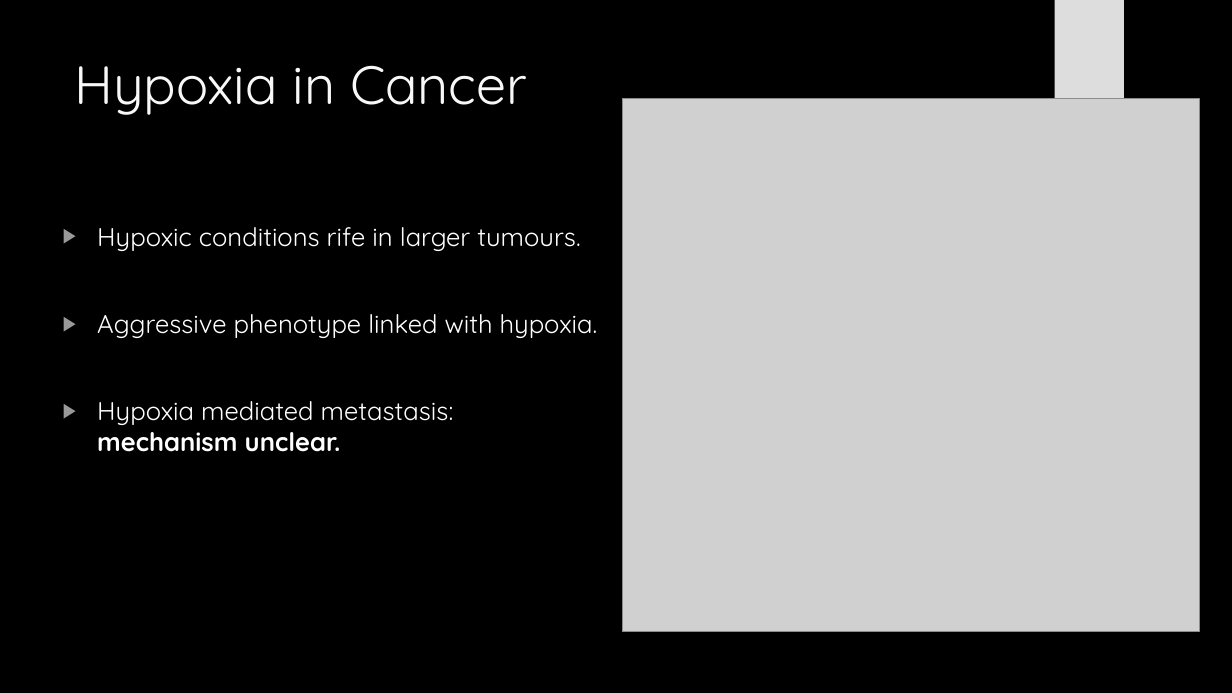
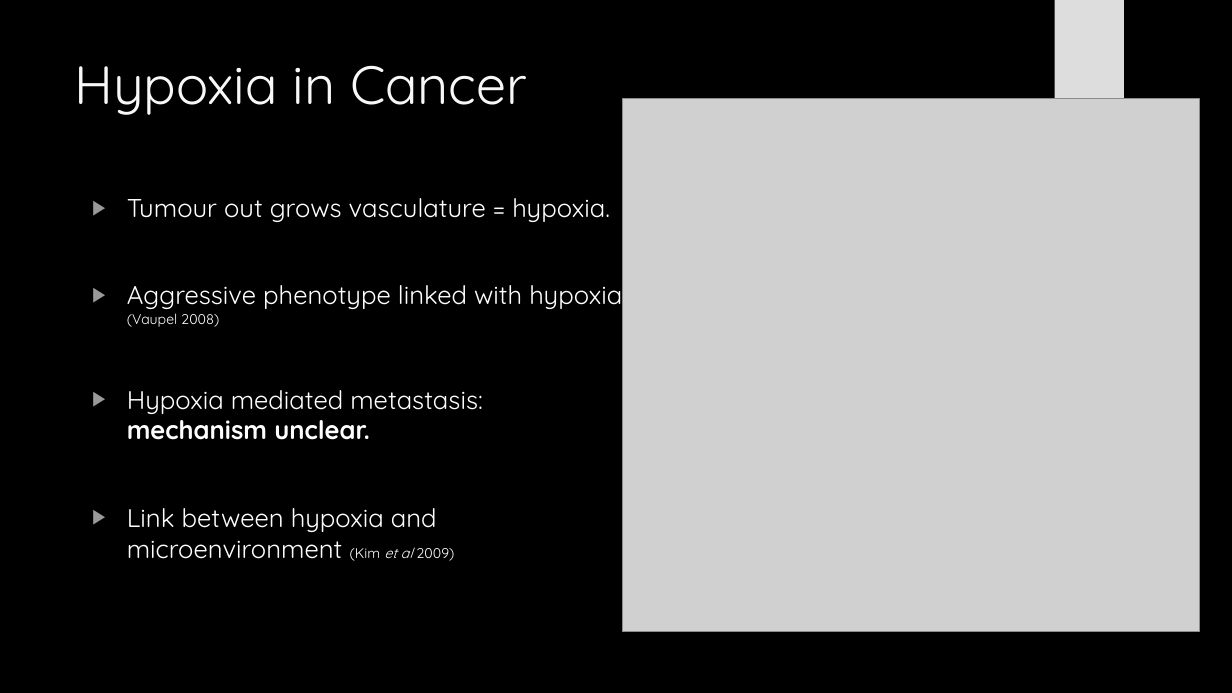
Before and after one commit to HarleyRobinson/Honours2, a slide deck: slide 4 of BackgroundInfo/JCslides.pptx. Drawn at 1232x693 pixels with LibreOffice and Linux fonts; fonts in the diff are those of the drawing; grey boxes stand for pictures; background and template pictures are left out. Boxes give left, top, right and bottom in pixels: in the first picture for what was removed or moved away, otherwise in the second. Text is boxed around its words. In the diff, an @@ line names an element or a change of style, - is before the commit and + after.

```diff
--- a/BackgroundInfo/JCslides.pptx
+++ b/BackgroundInfo/JCslides.pptx
@@ text "Tumour out grows vasculature = ...": place and size @@
-text "Tumour out grows vasculature = ..." at box(97, 227, 598, 452)
+text "Tumour out grows vasculature = ..." at box(127, 198, 622, 561)
@@ text at box(127, 198, 622, 309): text changed @@
-▶ Hypoxic conditions rife in larger tumours.
-▶ Aggressive phenotype linked with hypoxia.
+▶ Tumour out grows vasculature = hypoxia.
+▶ Aggressive phenotype linked with hypoxia (Vaupel 2008)
@@ text at box(127, 508, 454, 561): paragraph added @@
+▶ Link between hypoxia and microenvironment (Kim et al 2009)
```
Also in this commit, not shown: 4 other slides changed, 1 other file.
